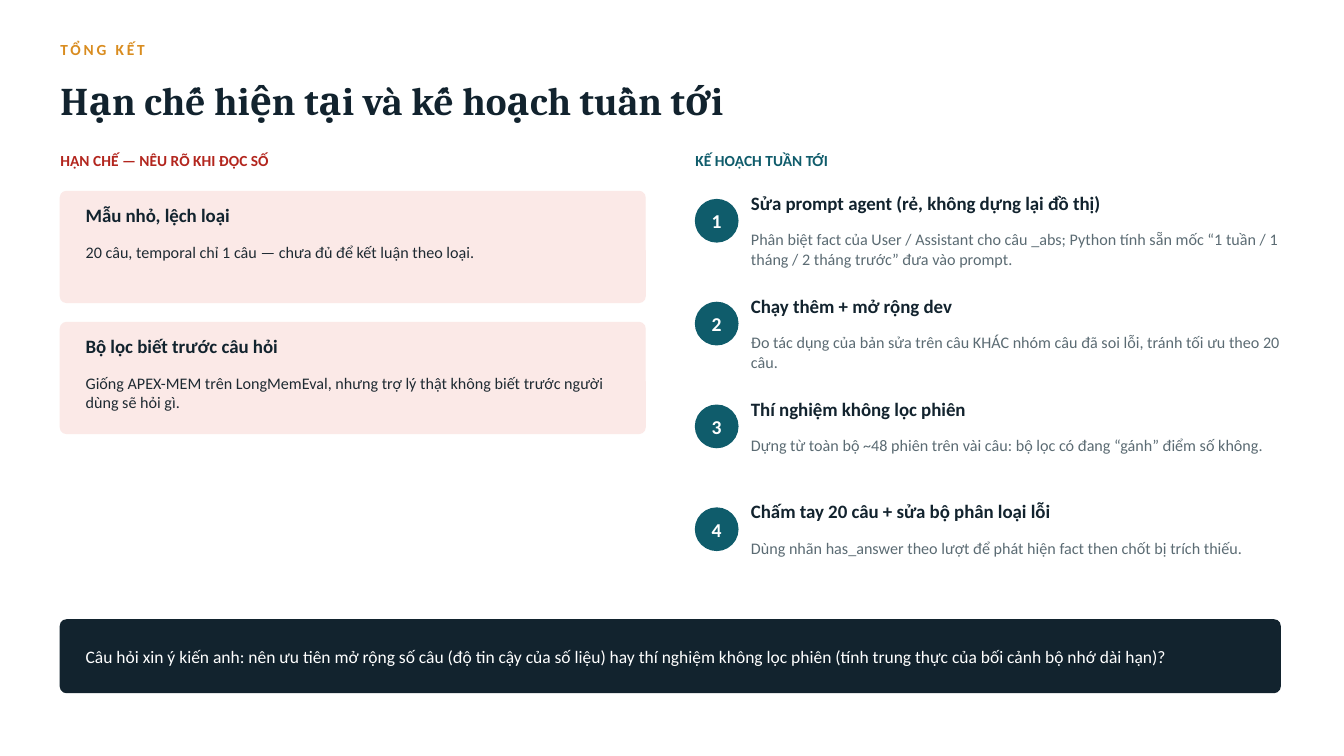
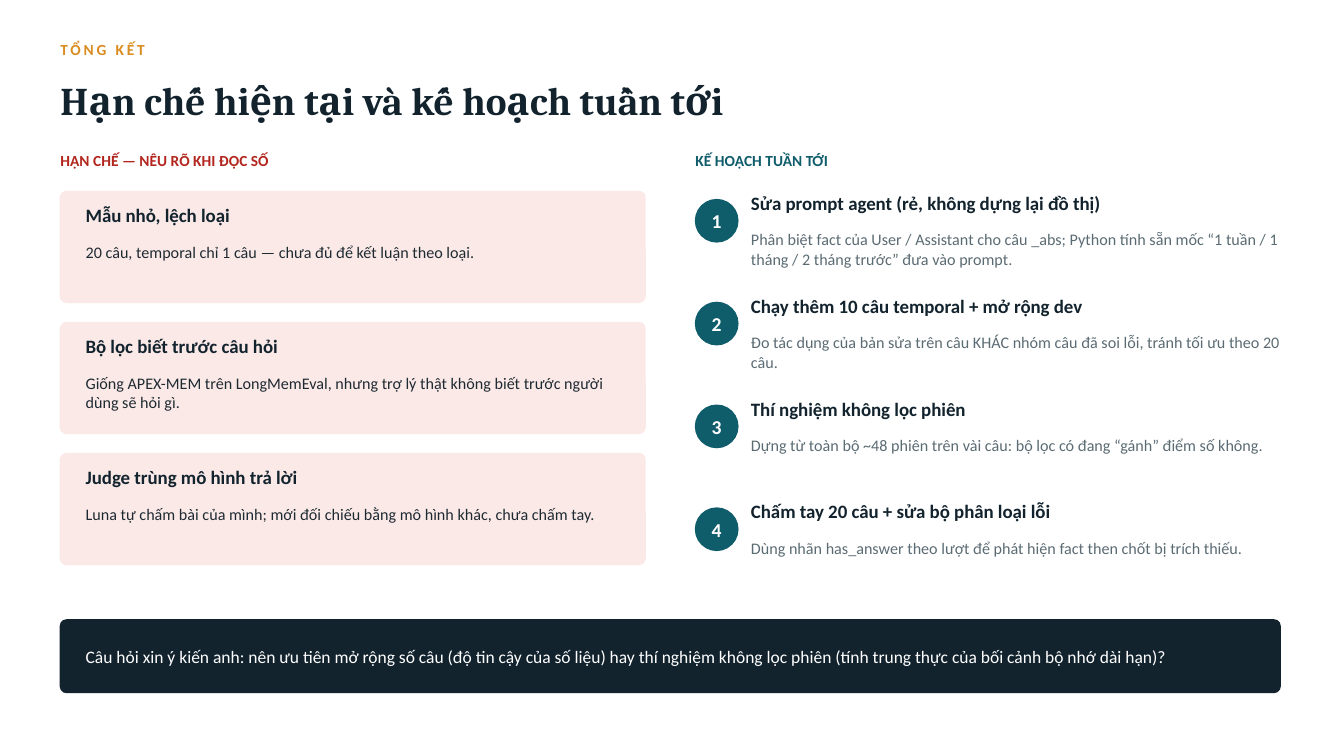
Before and after one commit to Phongdzfk/Samsung-Agent, a slide deck: slide 14 of Tuan 4/bao-cao-tuan4-apexmem.pptx. Drawn at 1344x756 pixels with LibreOffice and Linux fonts; fonts in the diff are those of the drawing. Boxes give left, top, right and bottom in pixels: in the first picture for what was removed or moved away, otherwise in the second. Text is boxed around its words. In the diff, an @@ line names an element or a change of style, - is before the commit and + after.

```diff
--- a/Tuan 4/bao-cao-tuan4-apexmem.pptx
+++ b/Tuan 4/bao-cao-tuan4-apexmem.pptx
@@ text at <box>751,299,1082,317</box>: text changed @@
-Chạy thêm + mở rộng dev
+Chạy thêm 10 câu temporal + mở rộng dev
@@ rounded rectangle added at <box>60,454,645,565</box>, fill #FBE9E7, outline #FBE9E7 1 pt @@
@@ text added at <box>86,470,297,488</box>, 13.5 pt, text #12232E, bold @@
+Judge trùng mô hình trả lời
@@ text added at <box>86,507,594,523</box>, 11.5 pt, text #1E2A32 @@
+Luna tự chấm bài của mình; mới đối chiếu bằng mô hình khác, chưa chấm tay.
```
Also in this commit, not shown: 8 other slides changed, 15 other files.
